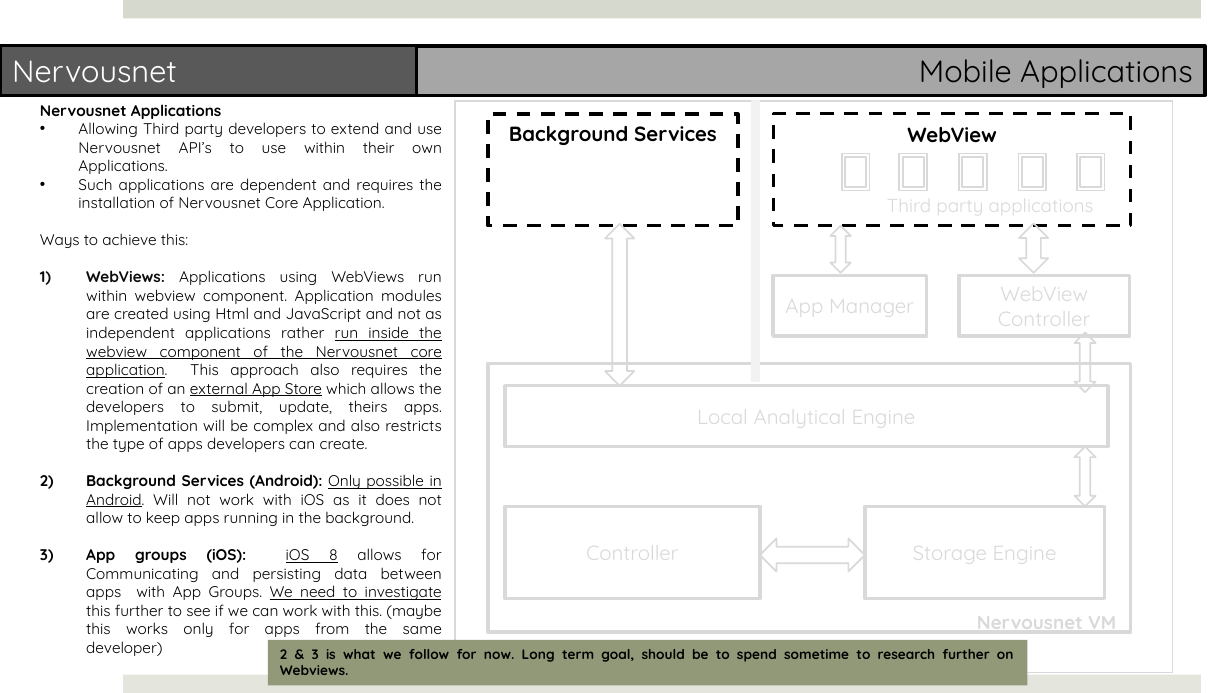
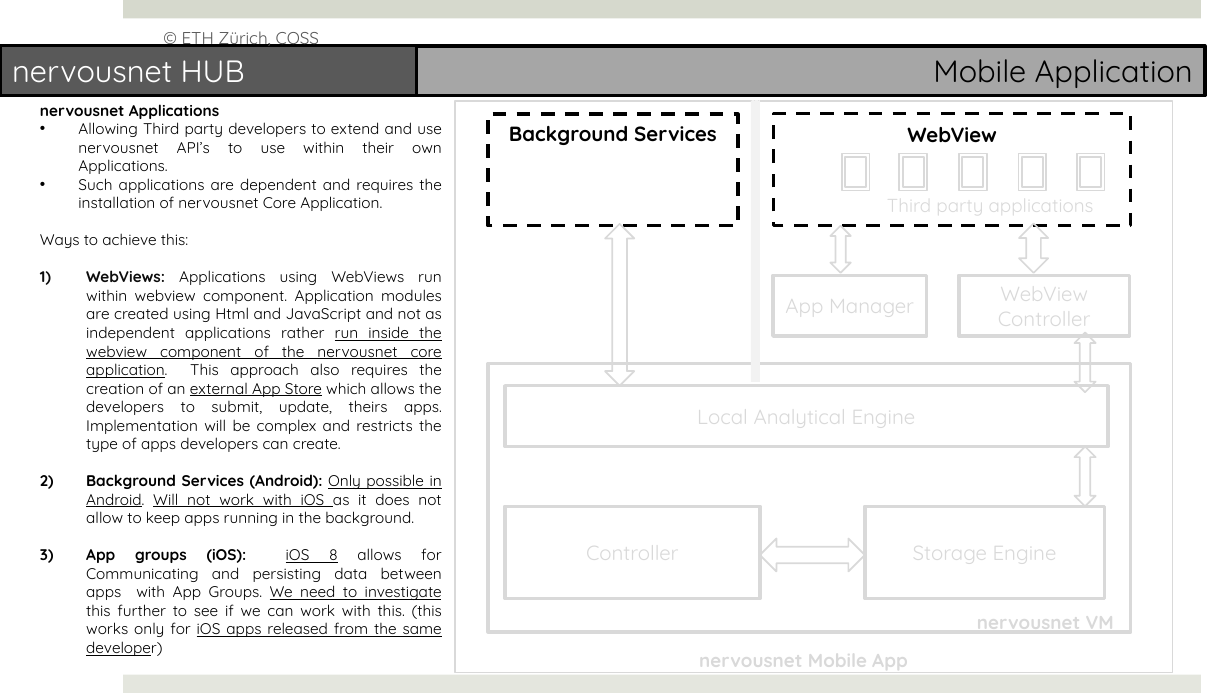
Before and after one commit to prasad79/nervousnet, a slide deck: slide 5 of Documents/NervousNet_Redesign.pptx (slide 4 before the commit). Drawn at 1232x693 pixels with LibreOffice and Linux fonts; fonts in the diff are those of the drawing. Boxes give left, top, right and bottom in pixels: in the first picture for what was removed or moved away, otherwise in the second. Text is boxed around its words. In the diff, an @@ line names an element or a change of style, - is before the commit and + after.

```diff
--- a/Documents/NervousNet_Redesign.pptx
+++ b/Documents/NervousNet_Redesign.pptx
@@ text added at (182, 31, 319, 49), 10 pt, text #595959 @@
+© ETH Zürich, COSS
@@ text in rectangle at (933, 59, 1193, 88): text changed @@
-Mobile Applications
+Mobile Application
@@ text in rectangle at (12, 60, 245, 83): text changed @@
-Nervousnet
+nervousnet HUB
@@ text at (40, 104, 442, 211): text changed @@
-Nervousnet Applications
-• Allowing Third party developers to extend and use Nervousnet API’s to use within their own Applications.
-• Such applications are dependent and requires the installation of Nervousnet Core Application.
+nervousnet Applications
+• Allowing Third party developers to extend and use nervousnet API’s to use within their own Applications.
+• Such applications are dependent and requires the installation of nervousnet Core Application.
@@ text at (86, 270, 442, 452): text changed @@
-1) WebViews: Applications using WebViews run within webview component. Application modules are created using Html and JavaScript and not as independent applications rather run inside the webview component of the Nervousnet core application. This approach also requires the creation of an external App Store which allows the developers to submit, update, theirs apps. Implementation will be complex and also restricts the type of apps developers can create.
+1) WebViews: Applications using WebViews run within webview component. Application modules are created using Html and JavaScript and not as independent applications rather run inside the webview component of the nervousnet core application. This approach also requires the creation of an external App Store which allows the developers to submit, update, theirs apps. Implementation will be complex and restricts the type of apps developers can create.
@@ text at (86, 474, 442, 526): underline on in "Will not work with iOS" @@
@@ text at (86, 548, 442, 656): text changed @@
-3) App groups (iOS): iOS 8 allows for Communicating and persisting data between apps with App Groups. We need to investigate this further to see if we can work with this. (maybe this works only for apps from the same developer)
+3) App groups (iOS): iOS 8 allows for Communicating and persisting data between apps with App Groups. We need to investigate this further to see if we can work with this. (this works only for iOS apps released from the same developer)
@@ text at (977, 607, 1114, 635): text changed @@
-Nervousnet VM
+nervousnet VM
@@ rectangle removed at (267, 639, 1027, 685) @@
-2 & 3 is what we follow for now. Long term goal, should be to spend sometime to research further on Webviews.
@@ text added at (699, 645, 908, 673), 11 pt, text #D9D9D9, bold @@
+nervousnet Mobile App
```
Also in this commit, not shown: 17 other slides changed, 2 slides removed, 33 other files.
